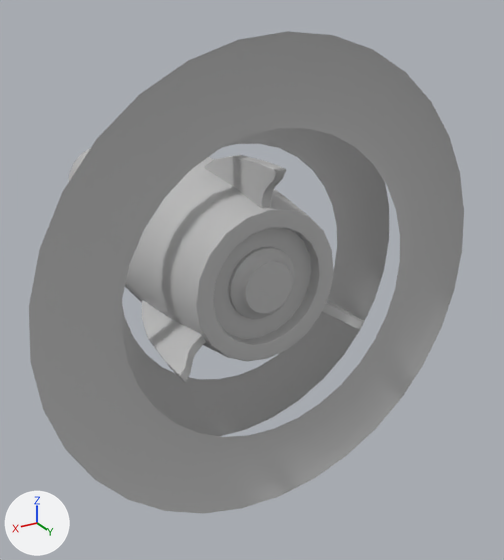
The FBX model Assets/Models/Items/Rocket/Rocket.FBX, before and after one commit.
One viewpoint serves both versions: a 50 mm lens placed at (0.00928, 0.02229, 0.00764), pointed at (-0.00228, 0.00302, -0.002). Arrows for +X, +Y and +Z are at lower left; the lights stay in place. Where no turn or scale is listed for an object, it has been applied to the vertices.

Names of what the first picture shows: 'Body', 'Halo', 'Wing'.
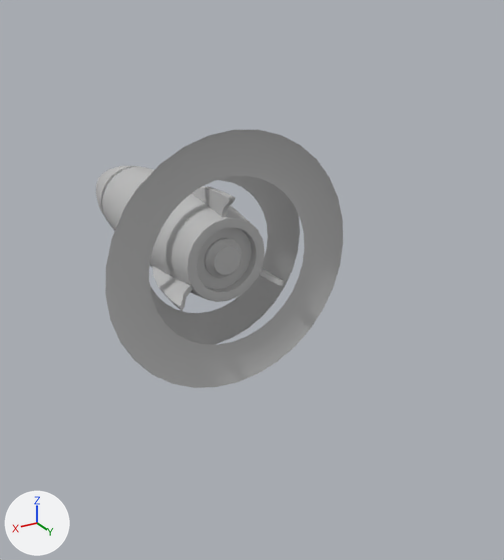
Where the change shows, as pixel boxes (x1, y1, x2, y2) in the pictures (504 x 560 px):
```json
{"object": "Halo", "change": "mesh rescaled, moved", "before": [29, 31, 464, 514], "after": [105, 130, 343, 388], "on screen": "45% narrower, 46% shorter"}
{"object": "Body", "change": "mesh rescaled", "before": [68, 148, 334, 361], "after": [96, 165, 265, 302], "on screen": "36% narrower, 36% shorter"}
{"object": "Wing", "change": "mesh rescaled, moved", "before": [142, 155, 364, 383], "after": [152, 187, 284, 311], "on screen": "40% narrower, 45% shorter"}
```

The change, as JSON lines over the scene's bpy script:
```json
{"block": "me_mesh_003", "where": "me_mesh_003.from_pydata(...)  # 162 vertices, 282 faces; spans x -0.00298..0.00298, y -0.00597..-0.00175, z -0.0018..0.00337"}
{"block": "me_mesh_003", "where": "# used by ob_wing; location = (0.0, 0.01, 0.0)"}
{"block": "me_mesh_003", "change": "me_mesh_003 part 3: the whole mesh is scaled about its middle by (0.6, 0.7, 0.6), then moved by (0.0, 0.00816, -0.00031)"}
{"block": "me_mesh_001", "where": "me_mesh_001.from_pydata(...)  # 256 vertices, 384 faces; spans x -0.00657..0.00657, y -0.00103..0.00134, z -0.00657..0.00657"}
{"block": "me_mesh_001", "where": "# used by ob_halo; location = (0.0, 0.00704, 0.0)"}
{"block": "me_mesh_001", "change": "me_mesh_001 part 1: the whole mesh is scaled about its middle by (0.6, 0.7, 0.6), then moved by (0.0, 0.00488, 0.0)"}
{"block": "me_mesh_002", "where": "me_mesh_002.from_pydata(...)  # 782 vertices, 1360 faces; spans x -0.00261..0.00261, y -0.00707..0.00772, z -0.00261..0.00261"}
{"block": "me_mesh_002", "where": "# used by ob_body; location = (0.0, 0.0, 0.0)"}
{"block": "me_mesh_002", "change": "me_mesh_002 part 2: the whole mesh is scaled about the mesh origin by (0.6, 0.7, 0.6)"}
{"op": "set", "path": "ob_wing.location", "old": "(0.0, 0.01, 0.0)", "new": "(0.0, 0.0, 0.0)"}
{"op": "set", "path": "ob_halo.location", "old": "(0.0, 0.00704, 0.0)", "new": "(0.0, 0.0, 0.0)"}
```
